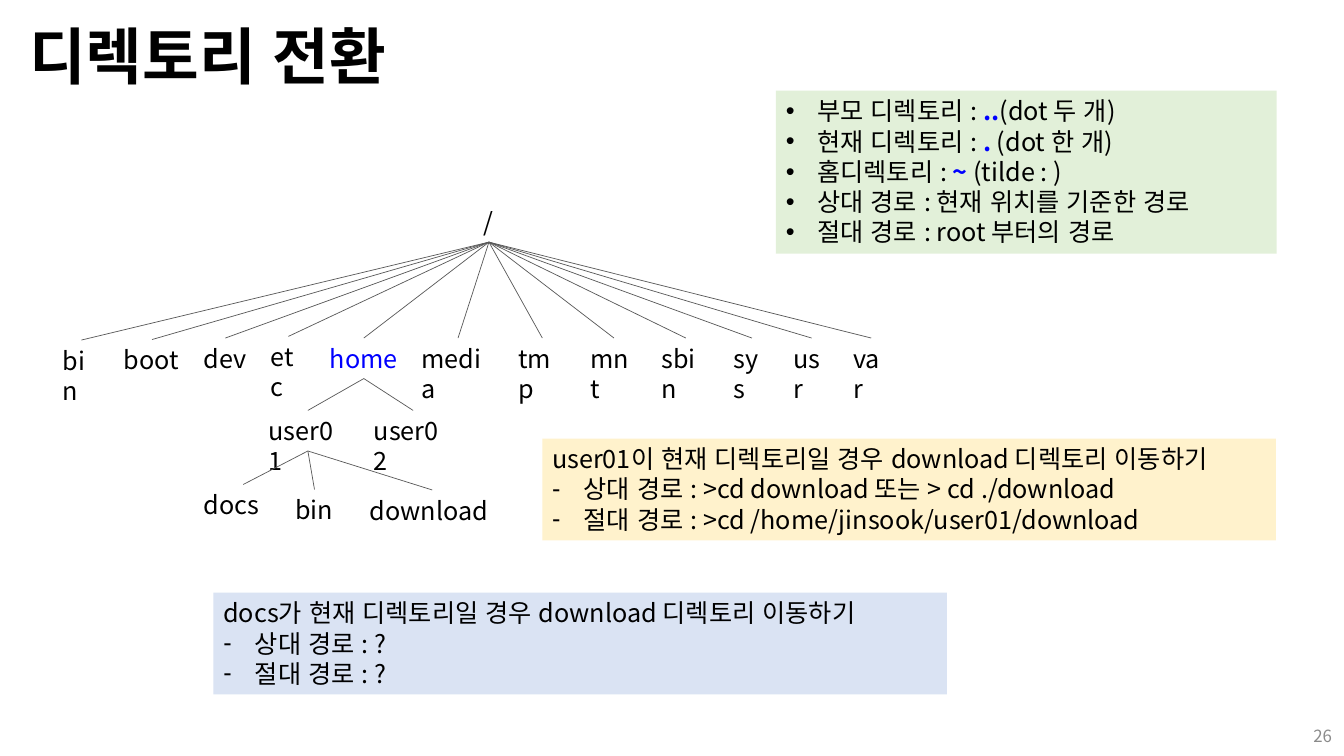
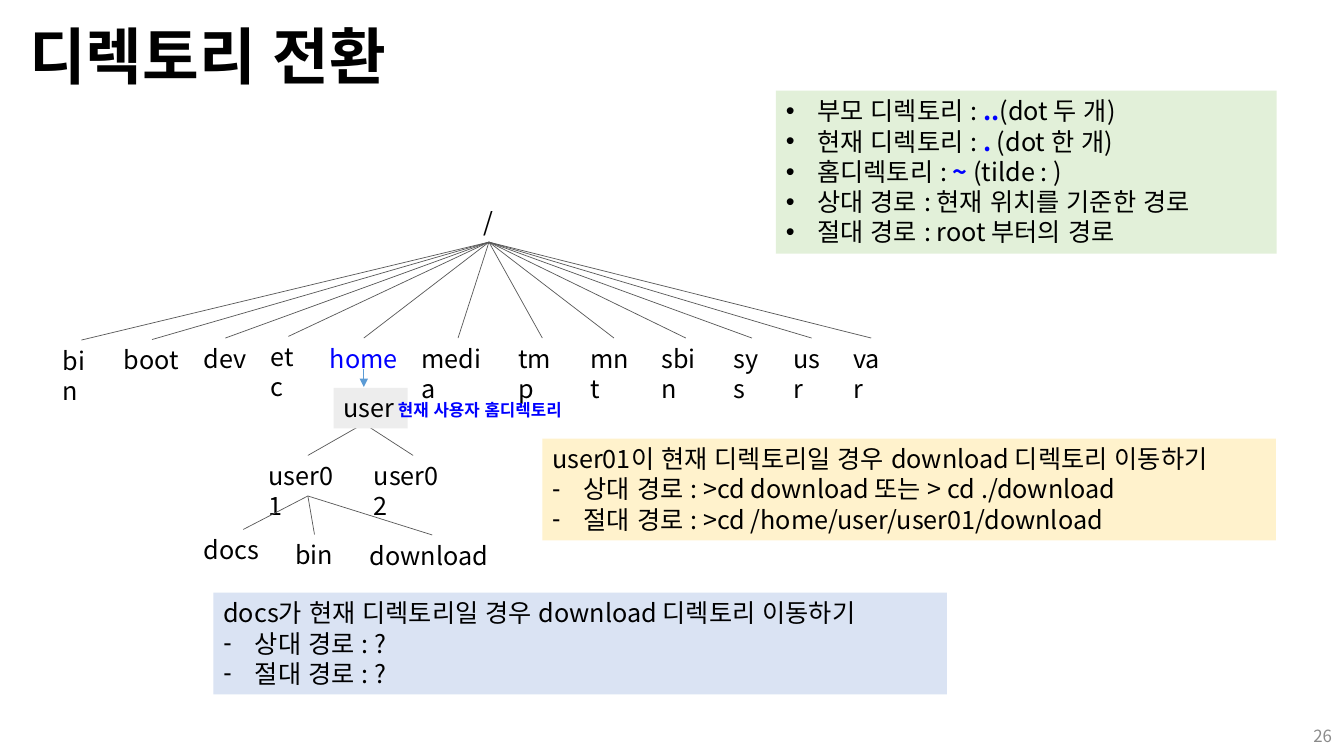
Before and after one commit to Open-Source-Programming/OpenSource-Lec, a slide deck: slide 26 of 01-linux.pptx. Drawn at 1344x756 pixels with LibreOffice and Linux fonts; fonts in the diff are those of the drawing. Boxes give left, top, right and bottom in pixels: in the first picture for what was removed or moved away, otherwise in the second. Text is boxed around its words. In the diff, an @@ line names an element or a change of style, - is before the commit and + after.

```diff
--- a/01-linux.pptx
+++ b/01-linux.pptx
@@ rectangle added at (334,388,408,429), fill #EDEDED, 18 pt, text #000000 @@
+user
@@ arrow added from (364, 369) to (364, 387), #5B9BD5 0.5 pt @@
@@ text added at (398,399,562,418), 12 pt, text #0000FF, bold @@
+현재 사용자 홈디렉토리
@@ 5 texts, 5 lines: place and size @@
-5 texts, 5 lines at (204,379,488,521)
+5 texts, 5 lines at (204,423,488,566)
@@ text in rectangle at (584,508,1103,534): text changed @@
-– 절대 경로 : >cd /home/jinsook/user01/download
+– 절대 경로 : >cd /home/user/user01/download
```
